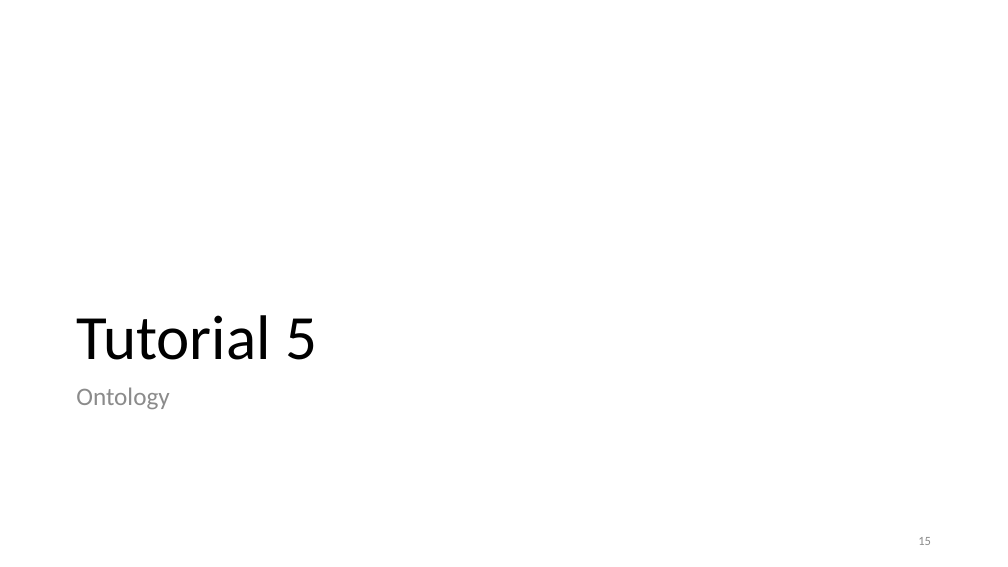
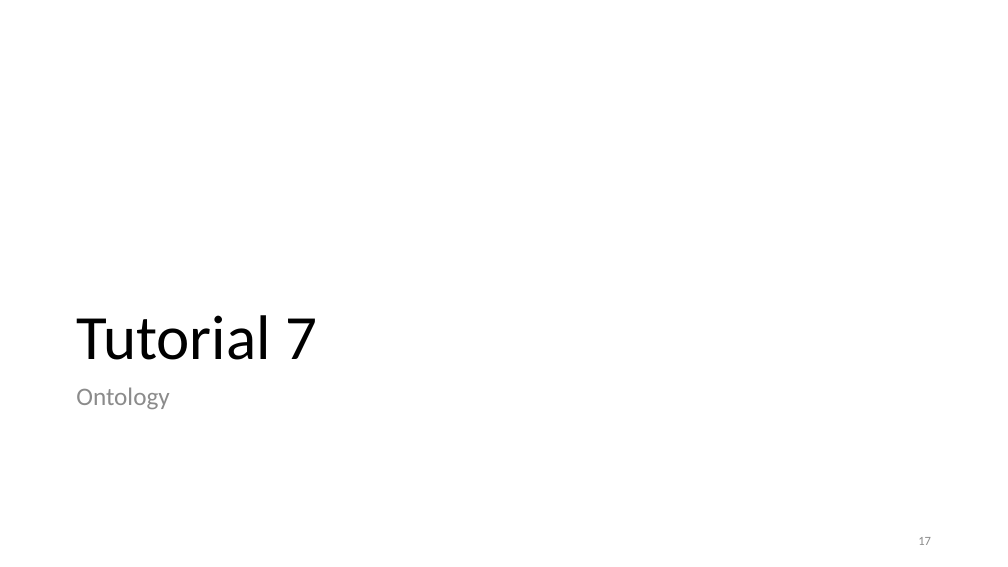
Before and after one commit to gseteamproject/tutorials, a slide deck: slide 17 of doc/Agent Programming with JADE.pptx (slide 15 before the commit). Drawn at 1008x567 pixels with LibreOffice and Linux fonts; fonts in the diff are those of the drawing. Boxes give left, top, right and bottom in pixels: in the first picture for what was removed or moved away, otherwise in the second. Text is boxed around its words. In the diff, an @@ line names an element or a change of style, - is before the commit and + after.

Commit message:
tutorial titles synchonized with packages

```diff
--- a/doc/Agent Programming with JADE.pptx
+++ b/doc/Agent Programming with JADE.pptx
@@ title at (x1=76, y1=315, x2=317, y2=360): text changed @@
-Tutorial 5
+Tutorial 7
@@ page number at (x1=918, y1=537, x2=931, y2=545): text changed @@
-15
+17
```
Also in this commit, not shown: 8 other slides changed.
